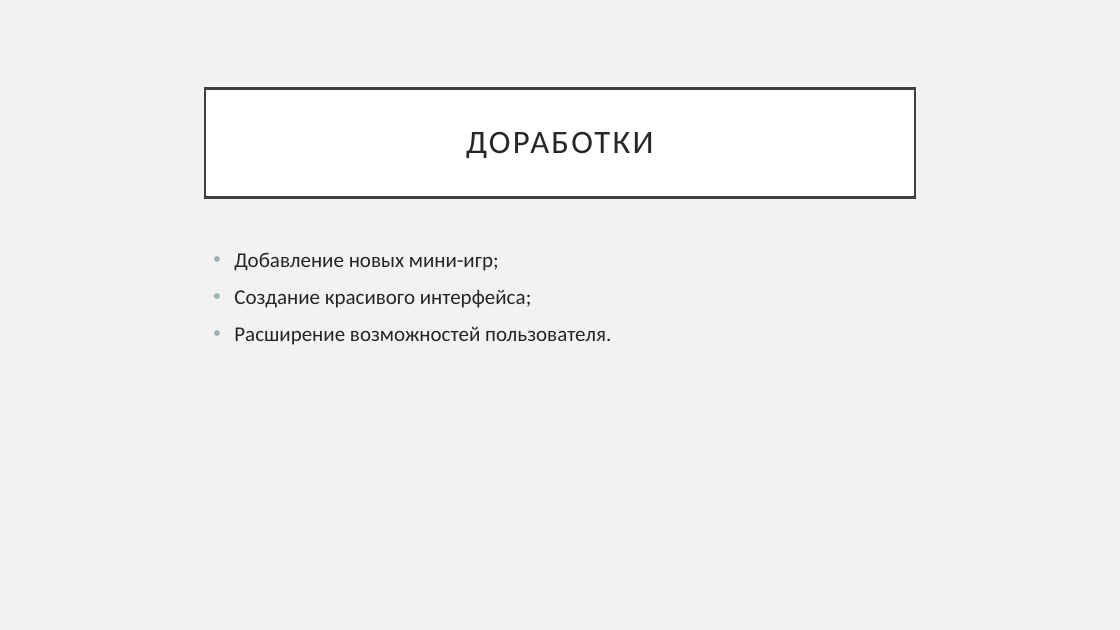
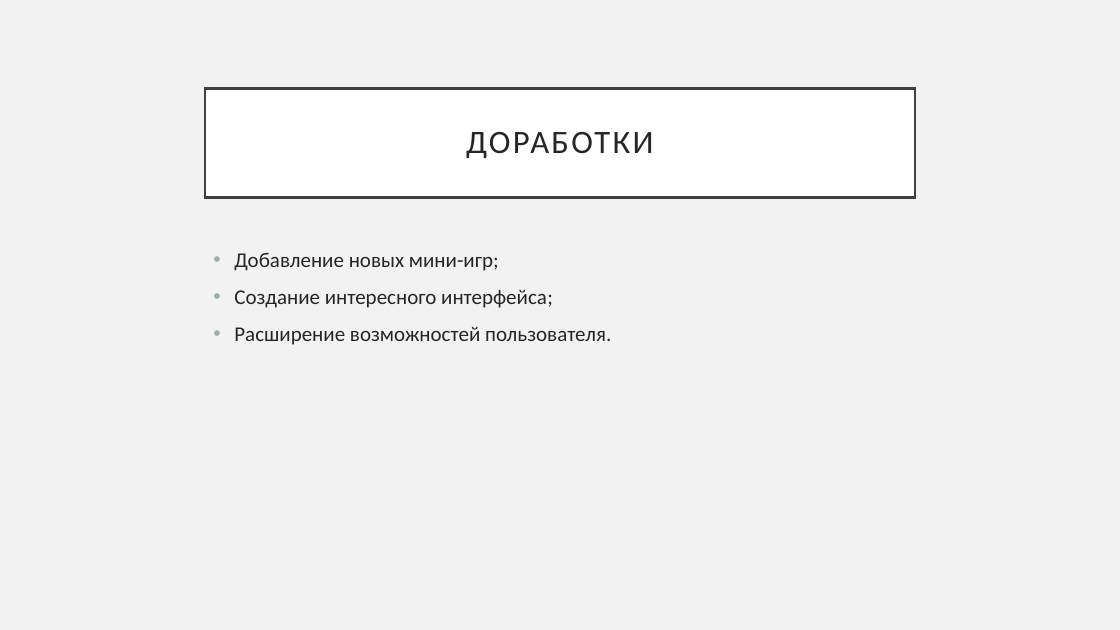
Before and after one commit to Gogi4-stepikov/Project_pygame, a slide deck: slide 7 of Тамагочи.pptx. Drawn at 1120x630 pixels with LibreOffice and Linux fonts; fonts in the diff are those of the drawing. Boxes give left, top, right and bottom in pixels: in the first picture for what was removed or moved away, otherwise in the second. Text is boxed around its words. In the diff, an @@ line names an element or a change of style, - is before the commit and + after.

```diff
--- a/Тамагочи.pptx
+++ b/Тамагочи.pptx
@@ text at [234,290,553,308]: text changed @@
-• Создание красивого интерфейса;
+• Создание интересного интерфейса;
```
Also in this commit, not shown: 1 slide added, 1 slide removed.
